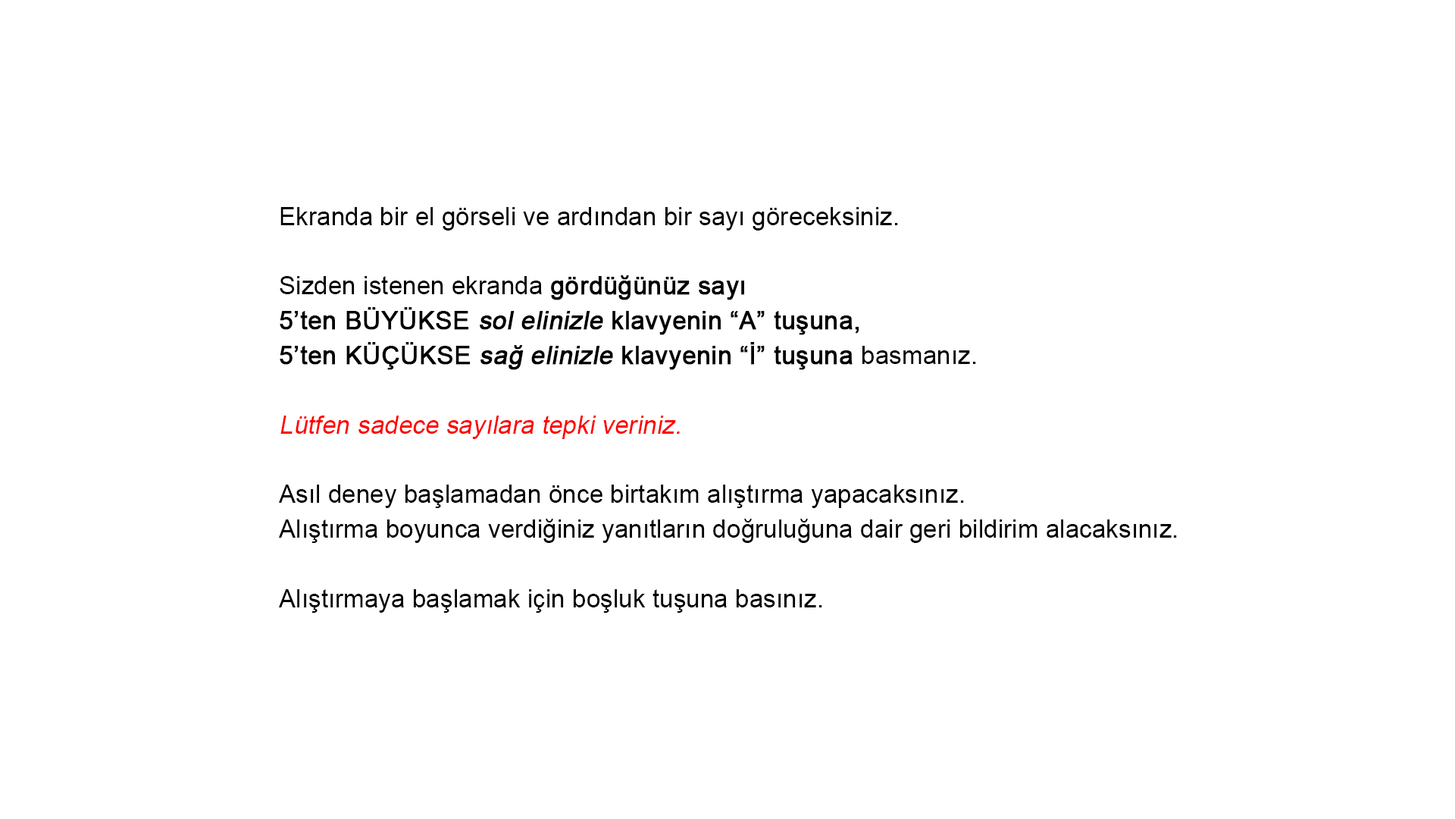
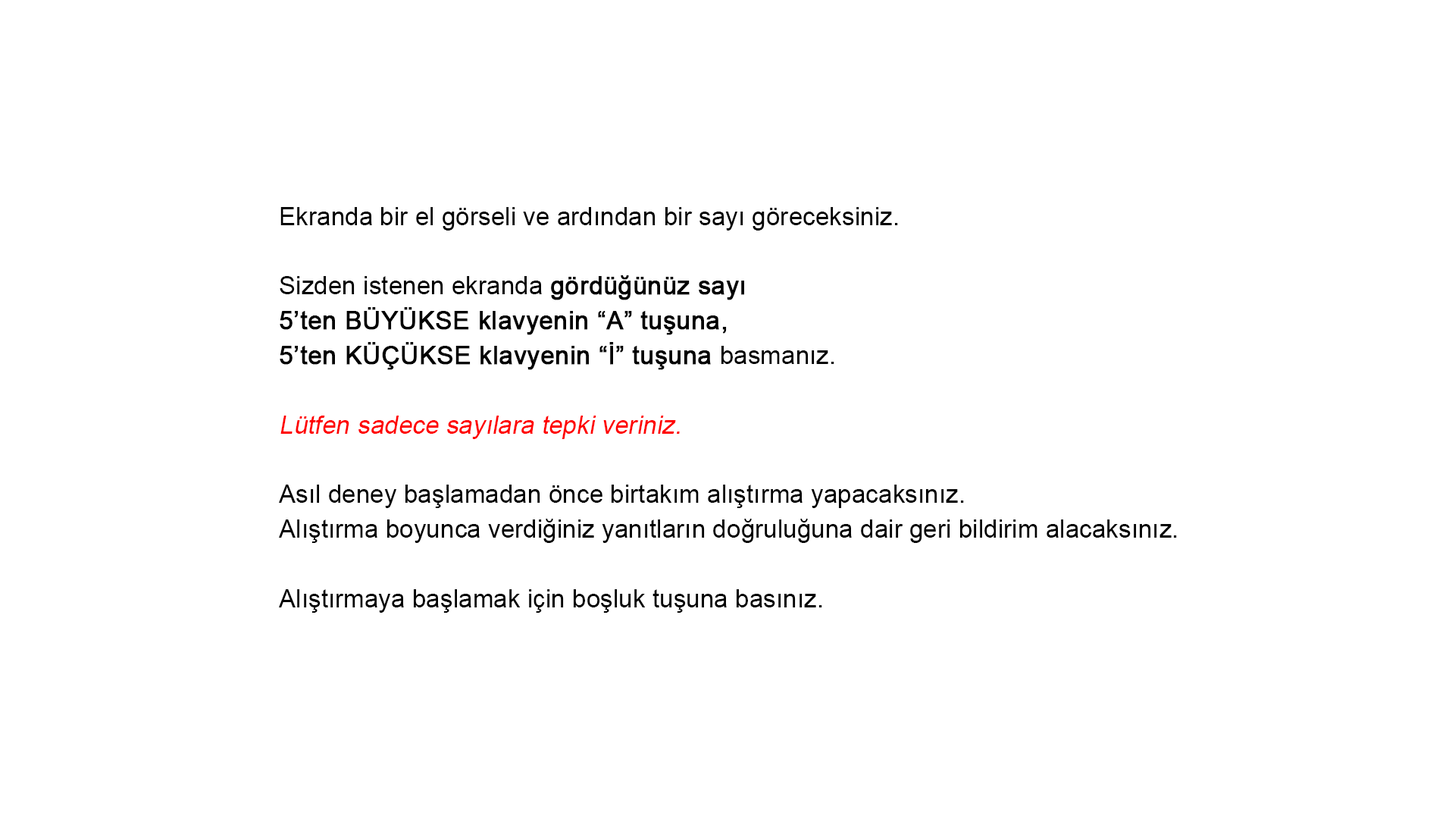
Layers edited between the first and the second 1455 x 819 image:
painted on "Ekranda bir el görseli ve ardından bir sayı göreceksiniz. Sizd" over box(479, 310, 977, 370)
